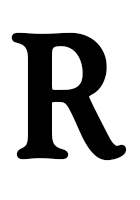
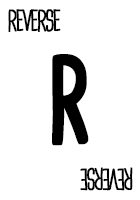
Comparing the layer stacks of the two 140×200 images. Changes:
added layer "reverse copy" above "reverse" over <box>80,167,133,191</box>
added layer "reverse" above "R" over <box>8,9,61,33</box>
painted on "R" over <box>11,32,127,161</box>
